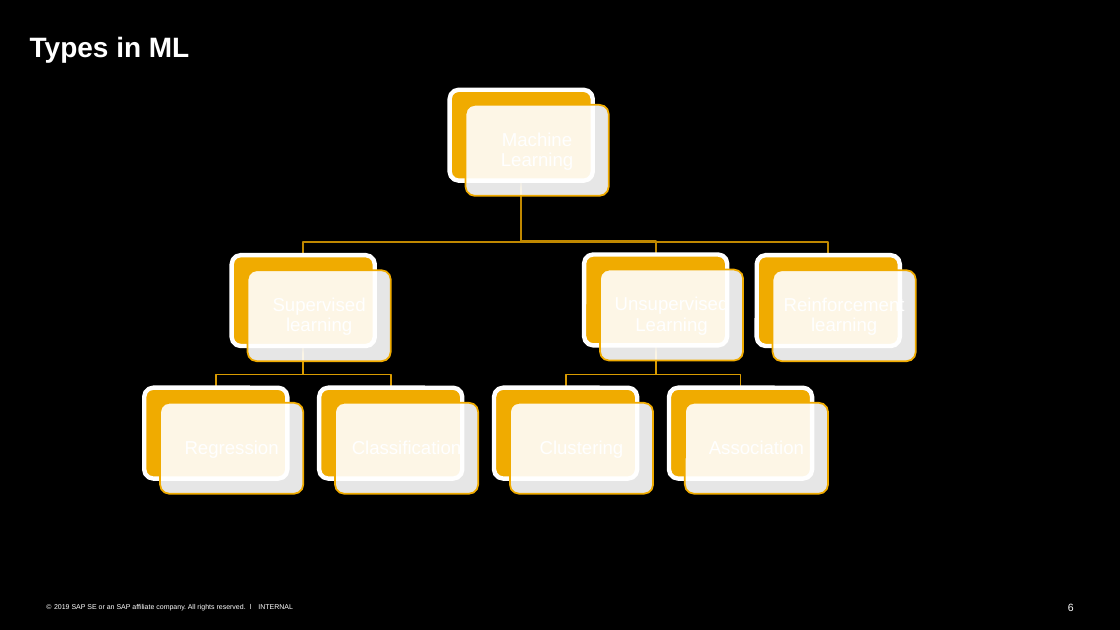
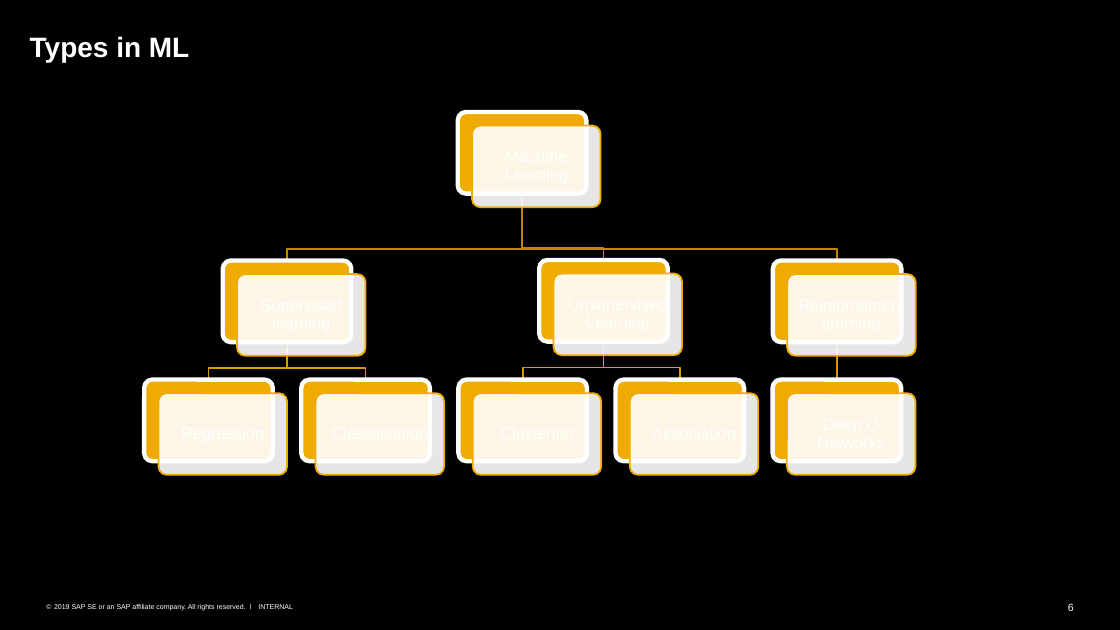
Before and after one commit to SherwinVarghese/Machine-Learning-TechknowSchool, a slide deck: slide 6 of modules/1. Intro To ML and Data Science/Overview.pptx. Drawn at 1120x630 pixels with LibreOffice and Linux fonts; fonts in the diff are those of the drawing. Boxes give left, top, right and bottom in pixels: in the first picture for what was removed or moved away, otherwise in the second. Text is boxed around its words. In the diff, an @@ line names an element or a change of style, - is before the commit and + after.

```diff
--- a/modules/1. Intro To ML and Data Science/Overview.pptx
+++ b/modules/1. Intro To ML and Data Science/Overview.pptx
@@ rounded rectangle: place and size @@
-rounded rectangle at box(449, 90, 592, 181)
+rounded rectangle at box(458, 112, 586, 193)
@@ rounded rectangle: place and size @@
-rounded rectangle at box(465, 105, 608, 196)
+rounded rectangle at box(472, 125, 600, 207)
@@ freeform shape: place and size @@
-freeform shape at box(303, 181, 521, 255)
+freeform shape at box(287, 194, 522, 261)
@@ freeform shape: place and size @@
-freeform shape at box(521, 181, 829, 255)
+freeform shape at box(522, 194, 837, 261)
@@ freeform shape: place and size @@
-freeform shape at box(521, 181, 656, 254)
+freeform shape at box(522, 194, 604, 260)
@@ rounded rectangle: place and size @@
-rounded rectangle at box(232, 255, 374, 346)
+rounded rectangle at box(222, 260, 351, 342)
@@ rounded rectangle: place and size @@
-rounded rectangle at box(584, 254, 727, 345)
+rounded rectangle at box(539, 259, 667, 341)
@@ rounded rectangle: place and size @@
-rounded rectangle at box(756, 255, 899, 346)
+rounded rectangle at box(772, 260, 901, 342)
@@ rounded rectangle: place and size @@
-rounded rectangle at box(248, 270, 390, 361)
+rounded rectangle at box(237, 274, 365, 355)
@@ rounded rectangle: place and size @@
-rounded rectangle at box(599, 270, 742, 360)
+rounded rectangle at box(553, 274, 682, 355)
@@ rounded rectangle: place and size @@
-rounded rectangle at box(772, 270, 915, 361)
+rounded rectangle at box(787, 274, 915, 355)
@@ freeform shape: place and size @@
-freeform shape at box(216, 346, 303, 388)
+freeform shape at box(208, 342, 287, 379)
@@ freeform shape: place and size @@
-freeform shape at box(303, 346, 390, 388)
+freeform shape at box(287, 342, 366, 379)
@@ freeform shape: place and size @@
-freeform shape at box(656, 345, 741, 387)
+freeform shape at box(522, 342, 603, 379)
@@ freeform shape: place and size @@
-freeform shape at box(566, 345, 656, 387)
+freeform shape at box(604, 342, 680, 379)
@@ freeform shape added at box(833, 342, 841, 379), outline #DA9B00 1.5 pt @@
@@ rounded rectangle: place and size @@
-rounded rectangle at box(144, 388, 287, 479)
+rounded rectangle at box(144, 379, 273, 461)
@@ rounded rectangle: place and size @@
-rounded rectangle at box(319, 388, 462, 479)
+rounded rectangle at box(301, 379, 430, 461)
@@ rounded rectangle: place and size @@
-rounded rectangle at box(494, 388, 636, 479)
+rounded rectangle at box(458, 379, 587, 461)
@@ rounded rectangle: place and size @@
-rounded rectangle at box(669, 388, 812, 479)
+rounded rectangle at box(615, 379, 744, 461)
@@ rounded rectangle added at box(772, 379, 901, 461), fill #F0AB00, outline #FFFFFF 3.75 pt @@
@@ rounded rectangle: place and size @@
-rounded rectangle at box(160, 403, 303, 494)
+rounded rectangle at box(159, 393, 287, 474)
@@ rounded rectangle: place and size @@
-rounded rectangle at box(335, 403, 478, 494)
+rounded rectangle at box(316, 393, 444, 474)
@@ rounded rectangle: place and size @@
-rounded rectangle at box(510, 403, 652, 494)
+rounded rectangle at box(473, 393, 601, 474)
@@ rounded rectangle: place and size @@
-rounded rectangle at box(685, 403, 828, 494)
+rounded rectangle at box(630, 393, 758, 474)
@@ rounded rectangle added at box(787, 393, 915, 474), fill #FFFFFF at 90% opacity, outline #F0AB00 1.5 pt @@
```
Also in this commit, not shown: 4 other slides changed, 1 other file.
